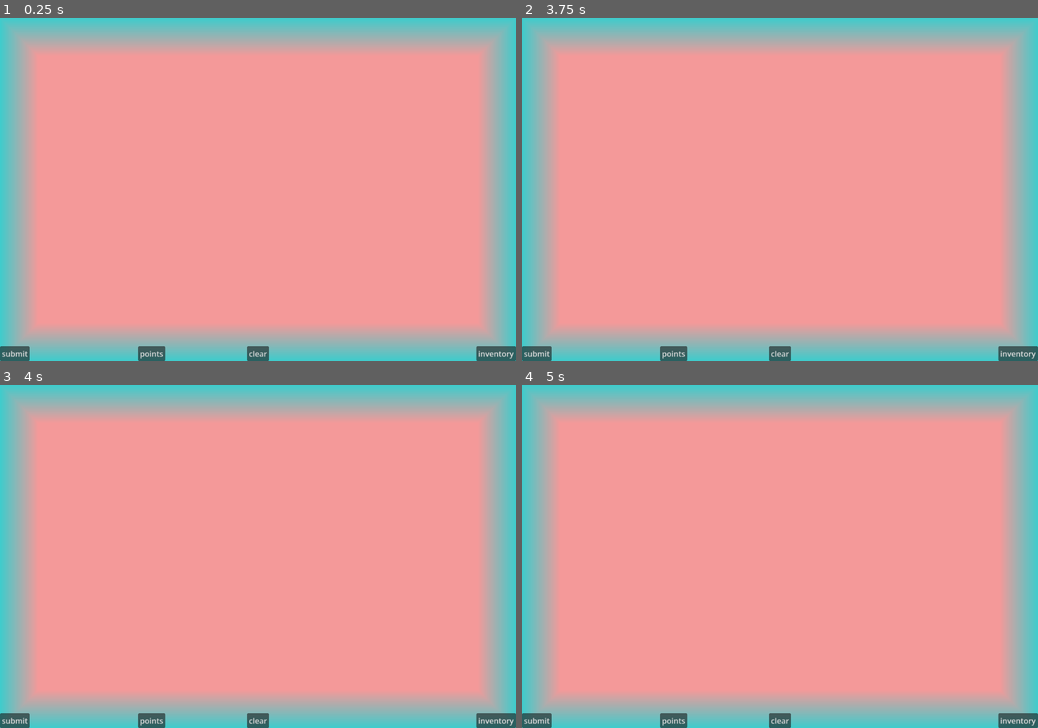
Above: before the commit, frames 1-4 (two rows, left to right).
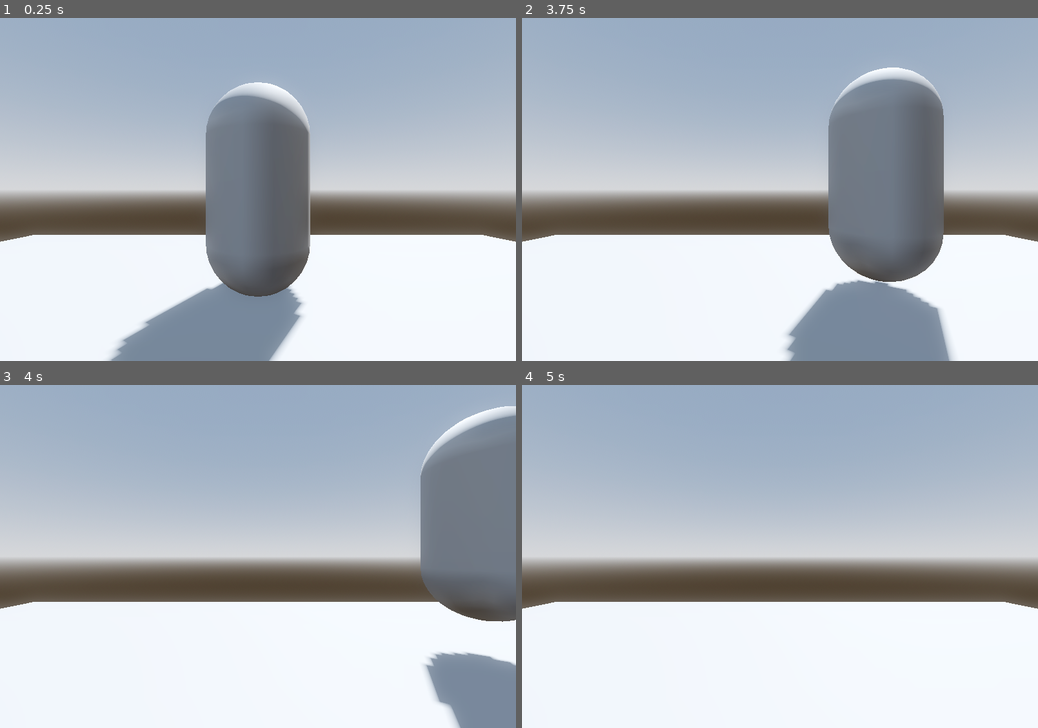
Above: after the commit, the same moments.

Repository: smkillerz777-star/Magia-Infinita
Game: Godot game, scene res://scenes/3d_main_game.tscn
Two runs of this game, one before a commit and one after it. Both use one fixed random seed, a clock stepped at 60 frames per second and the inputs below. Before the commit the project starts from res://scenes/main_game.tscn.
Inputs (mouse positions are in pixels of both pictures, inside the frame that each line leads up to):
- Up to frame 1 (0.25 s): no input
- Up to frame 2 (3.75 s): click (1017, 354) at 0.5 s, where only the run before the commit has a clickable "inventory"; click (537, 354) at 1.25 s, where only the run before the commit has a clickable "submit"; click (780, 354) at 2 s, where only the run before the commit has a clickable "clear"; click (671, 354) at 2.75 s, where only the run before the commit has a clickable "points"; tap Enter at 3.5 s; move the mouse to (893, 172) at 3.52 s; hold D (right, bound only after the commit) from 3.53 s (still down); tap Space (jump, bound only after the commit) at 3.6 s; click (893, 172) at 3.67 s
- Up to frame 3 (4 s): keep holding D (right, bound only after the commit); tap Space (jump, bound only after the commit) at 3.77 s
- Up to frame 4 (5 s): tap Space (jump, bound only after the commit) at 4.07, 4.52, 4.55, 4.82 s; move the mouse to (676, 573) at 4.27 s; release D (right, bound only after the commit) at 4.28 s; hold S (backward, bound only after the commit) from 4.28 s (still down); click (676, 573) at 4.35 s

The runs differ from the first frame. In frame 1, 97% of the frame differs, in the area x 0-100%, y 0-100%; in frame 2, 97%; in frame 3, 97%; in frame 4, 97%.
Error before the commit: Attempt to call function 'instantiate' in base 'null instance' on a null instance. (res://scripts/main_game.gd:52)

Commit message:
added player
added player scene and the controls for player. also added floor on main_scene_3d and set it as main scene

Diff:
--- a/magia-infinita/project.godot
+++ b/magia-infinita/project.godot
@@ -11,7 +11,7 @@
 [application]
 
 config/name="Magia Infinita"
-run/main_scene="uid://dak7h6lc532gs"
+run/main_scene="uid://dyrb050hd1chi"
 config/features=PackedStringArray("4.6", "GL Compatibility")
 config/icon="res://icon.svg"
 
@@ -35,6 +35,33 @@
 "events": [Object(InputEventMouseButton,"resource_local_to_scene":false,"resource_name":"","device":-1,"window_id":0,"a …(258 unchanged characters)…
 ]
 }
+forward={
+"deadzone": 0.2,
+"events": [Object(InputEventKey,"resource_local_to_scene":false,"resource_name":"","device":-1,"window_id":0,"alt_pressed":false,"shift_pressed":false,"ctrl_pressed":false,"meta_pressed":false,"pressed":false,"keycode":0,"physical_keycode":87,"key_label":0,"unicode":119,"location":0,"echo":false,"script":null)
+, Object(InputEventKey,"resource_local_to_scene":false,"resource_name":"","device":-1,"window_id":0,"alt_pressed":false,"shift_pressed":false,"ctrl_pressed":false,"meta_pressed":false,"pressed":false,"keycode":0,"physical_keycode":4194320,"key_label":0,"unicode":0,"location":0,"echo":false,"script":null)
+]
+}
+backward={
+"deadzone": 0.2,
+"events": [Object(InputEventKey,"resource_local_to_scene":false,"resource_name":"","device":-1,"window_id":0,"alt_pressed":false,"shift_pressed":false,"ctrl_pressed":false,"meta_pressed":false,"pressed":false,"keycode":0,"physical_keycode":83,"key_label":0,"unicode":115,"location":0,"echo":false,"script":null)
+, Object(InputEventKey,"resource_local_to_scene":false,"resource_name":"","device":-1,"window_id":0,"alt_pressed":false,"shift_pressed":false,"ctrl_pressed":false,"meta_pressed":false,"pressed":false,"keycode":0,"physical_keycode":4194322,"key_label":0,"unicode":0,"location":0,"echo":false,"script":null)
+]
+}
+left={
+"deadzone": 0.2,
+"events": [Object(InputEventKey,"resource_local_to_scene":false,"resource_name":"","device":-1,"window_id":0,"alt_pressed":false,"shift_pressed":false,"ctrl_pressed":false,"meta_pressed":false,"pressed":false,"keycode":0,"physical_keycode":65,"key_label":0,"unicode":97,"location":0,"echo":false,"script":null)
+]
+}
+right={
+"deadzone": 0.2,
+"events": [Object(InputEventKey,"resource_local_to_scene":false,"resource_name":"","device":-1,"window_id":0,"alt_pressed":false,"shift_pressed":false,"ctrl_pressed":false,"meta_pressed":false,"pressed":false,"keycode":0,"physical_keycode":68,"key_label":0,"unicode":100,"location":0,"echo":false,"script":null)
+]
+}
+jump={
+"deadzone": 0.2,
+"events": [Object(InputEventKey,"resource_local_to_scene":false,"resource_name":"","device":-1,"window_id":0,"alt_pressed":false,"shift_pressed":false,"ctrl_pressed":false,"meta_pressed":false,"pressed":false,"keycode":0,"physical_keycode":32,"key_label":0,"unicode":32,"location":0,"echo":false,"script":null)
+]
+}
 
 [physics]
 
--- a/magia-infinita/scenes/3d_main_game.tscn
+++ b/magia-infinita/scenes/3d_main_game.tscn
@@ -1,4 +1,6 @@
 [gd_scene format=3 uid="uid://dyrb050hd1chi"]
+
+[ext_resource type="PackedScene" uid="uid://bxkgkvvw22nt4" path="res://scenes/player.tscn" id="1_nxbvb"]
 
 [sub_resource type="ProceduralSkyMaterial" id="ProceduralSkyMaterial_fvnod"]
 sky_horizon_color = Color(0.66224277, 0.6717428, 0.6867428, 1)
@@ -30,6 +32,8 @@
 resource_local_to_scene = true
 material = SubResource("StandardMaterial3D_c8no7")
 
+[sub_resource type="BoxMesh" id="BoxMesh_nxbvb"]
+
 [node name="Node3D" type="Node3D" unique_id=1737870311]
 
 [node name="WorldEnvironment" type="WorldEnvironment" parent="." unique_id=119031894]
@@ -44,6 +48,7 @@
 
 [node name="MeshInstance3D" type="MeshInstance3D" parent="." unique_id=964270553]
 transform = Transform3D(1, 0, 0, 0, 1, 0, 0, 0, 1, 1.2484344, 0, -1.8790472)
+visible = false
 mesh = SubResource("BoxMesh_83llj")
 
 [node name="SubViewport" type="SubViewport" parent="." unique_id=1960345483]
@@ -52,3 +57,10 @@
 handle_input_locally = false
 size = Vector2i(720, 720)
 render_target_update_mode = 4
+
+[node name="player" parent="." unique_id=300467718 instance=ExtResource("1_nxbvb")]
+transform = Transform3D(1, 0, 0, 0, 1, 0, 0, 0, 1, 0, 0, -2.1992178)
+
+[node name="MeshInstance3D2" type="MeshInstance3D" parent="." unique_id=1454825285]
+transform = Transform3D(10, 0, 0, 0, 1, 0, 0, 0, 10, 0, -1.5153767, 0)
+mesh = SubResource("BoxMesh_nxbvb")
--- /dev/null
+++ b/magia-infinita/scenes/player.tscn
@@ -0,0 +1,20 @@
+[gd_scene format=3 uid="uid://bxkgkvvw22nt4"]
+
+[ext_resource type="Script" uid="uid://cen02pwj01kok" path="res://scripts/player.gd" id="1_3vyb7"]
+
+[sub_resource type="CapsuleMesh" id="CapsuleMesh_3vyb7"]
+
+[sub_resource type="CapsuleShape3D" id="CapsuleShape3D_3vyb7"]
+
+[node name="player" type="CharacterBody3D" unique_id=300467718]
+script = ExtResource("1_3vyb7")
+
+[node name="MeshInstance3D" type="MeshInstance3D" parent="." unique_id=794020207]
+mesh = SubResource("CapsuleMesh_3vyb7")
+
+[node name="CollisionShape3D" type="CollisionShape3D" parent="." unique_id=584677625]
+shape = SubResource("CapsuleShape3D_3vyb7")
+
+[node name="Camera3D" type="Camera3D" parent="." unique_id=1556577976]
+transform = Transform3D(1, 0, 0, 0, 1, 0, 0, 0, 1, 0, 0, 1.7943541)
+visible = false
--- /dev/null
+++ b/magia-infinita/scripts/player.gd
@@ -0,0 +1,19 @@
+extends CharacterBody3D
+@export var speed = 5
+func _process(delta: float) -> void:
+    if(Input.is_action_just_pressed("forward")):
+        velocity.z = -1
+    if(Input.is_action_just_pressed("backward")):
+        velocity.z = 1
+    if(Input.is_action_just_released("forward") or Input.is_action_just_released("backward")):
+        velocity.z = 0
+    if(Input.is_action_just_pressed("left")):
+        velocity.x = -1
+    if(Input.is_action_just_pressed("right")):
+        velocity.x = 1
+    if(Input.is_action_just_released("left") or Input.is_action_just_released("right")):
+        velocity.x = 0
+    if(Input.is_action_just_pressed("jump")):
+        velocity.y = 1
+    velocity = velocity.normalized()*speed
+    move_and_slide()
Not shown, added: magia-infinita/scripts/player.gd.uid
